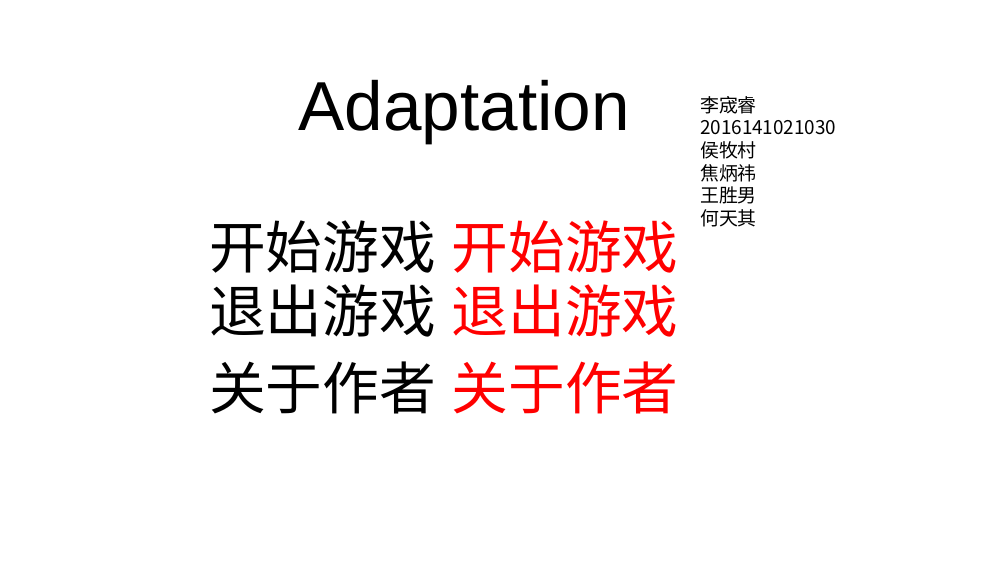
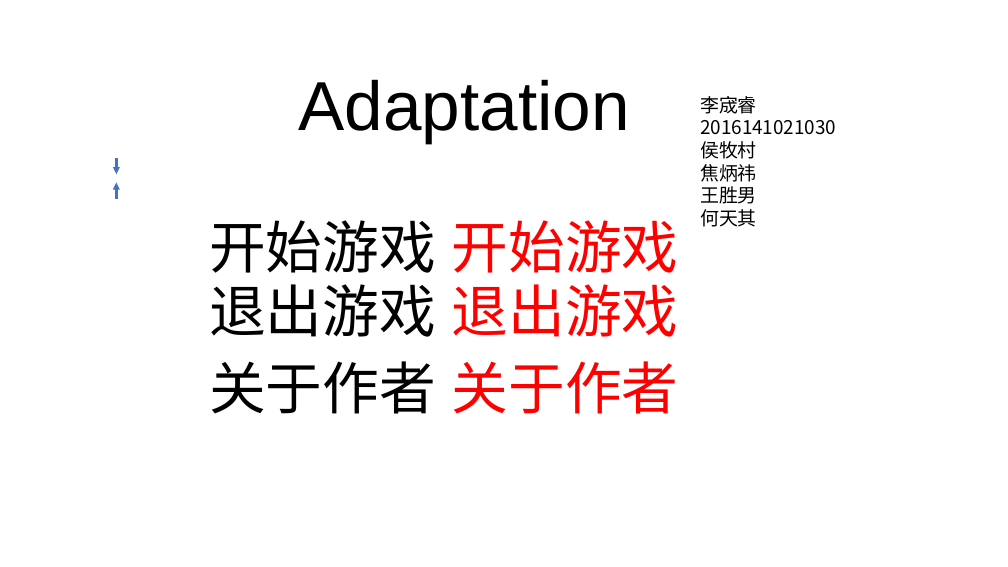
Before and after one commit to JerryALee/Adaptation, a slide deck: slide 1 of images/图标.pptx. Drawn at 1008x567 pixels with LibreOffice and Linux fonts; fonts in the diff are those of the drawing. Boxes give left, top, right and bottom in pixels: in the first picture for what was removed or moved away, otherwise in the second. Text is boxed around its words. In the diff, an @@ line names an element or a change of style, - is before the commit and + after.

```diff
--- a/images/图标.pptx
+++ b/images/图标.pptx
@@ arrow added from (116, 158) to (116, 174), #4472C4 2.25 pt @@
@@ arrow added from (116, 199) to (116, 182), #4472C4 2.25 pt @@
```
Also in this commit, not shown: 6 other files.
